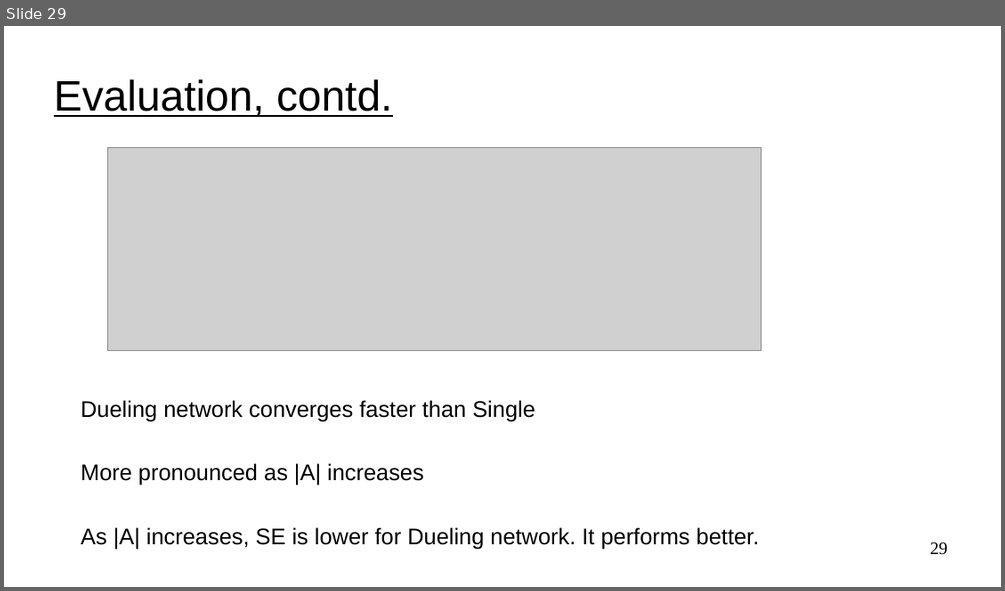
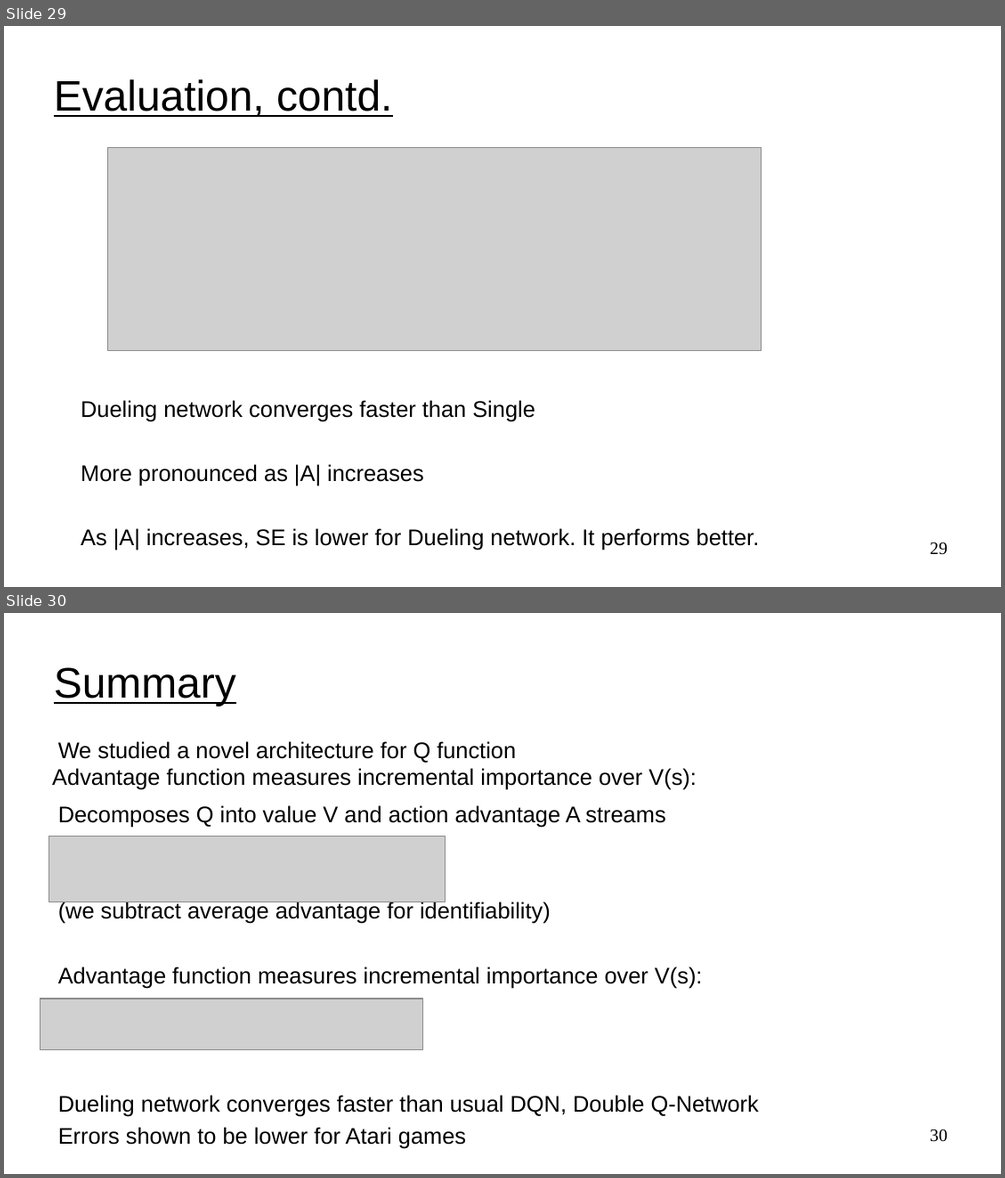
Before and after one commit to UVADS/reinforcement_learning, a slide deck: 06_deep_q_networks_extensions/dqn_extensions.ppt. Shown one above the other, each under a label of ours: slide 29 before the commit, slides 29 and 30 after it. The pictures are 1005x591 and 1005x1178 pixels, drawn with LibreOffice and Linux fonts; fonts in the diff are those of the drawing; grey boxes stand for pictures. Boxes give left, top, right and bottom in pixels: in the first picture for what was removed or moved away, otherwise in the second. Text is boxed around its words. In the diff, an @@ line names an element or a change of style, - is before the commit and + after.

Commit message:
added dueling dqn summary

```diff
--- a/06_deep_q_networks_extensions/dqn_extensions.ppt
+++ b/06_deep_q_networks_extensions/dqn_extensions.ppt
@@ slide 30 added at <box>4,613,1001,1174</box>, background #FFFFFF @@
@@ title added at <box>54,667,236,706</box>, 34 pt, text #000000, underline @@
+Summary
@@ text added at <box>58,741,759,1149</box>, 18 pt, text #000000 @@
+We studied a novel architecture for Q function
+Decomposes Q into value V and action advantage A streams
+(we subtract average advantage for identifiability)
+Advantage function measures incremental importance over V(s):
+Dueling network converges faster than usual DQN, Double Q-Network
+Errors shown to be lower for Atari games
@@ text added at <box>52,768,696,790</box>, 18 pt, text #000000 @@
+Advantage function measures incremental importance over V(s):
@@ picture added at <box>49,835,445,901</box> @@
@@ picture added at <box>40,998,423,1050</box> @@
@@ page number added at <box>930,1129,947,1142</box>, 14 pt, text #000000 @@
+30
```
Also in this commit, not shown: 1 slide changed, 1 other file.
